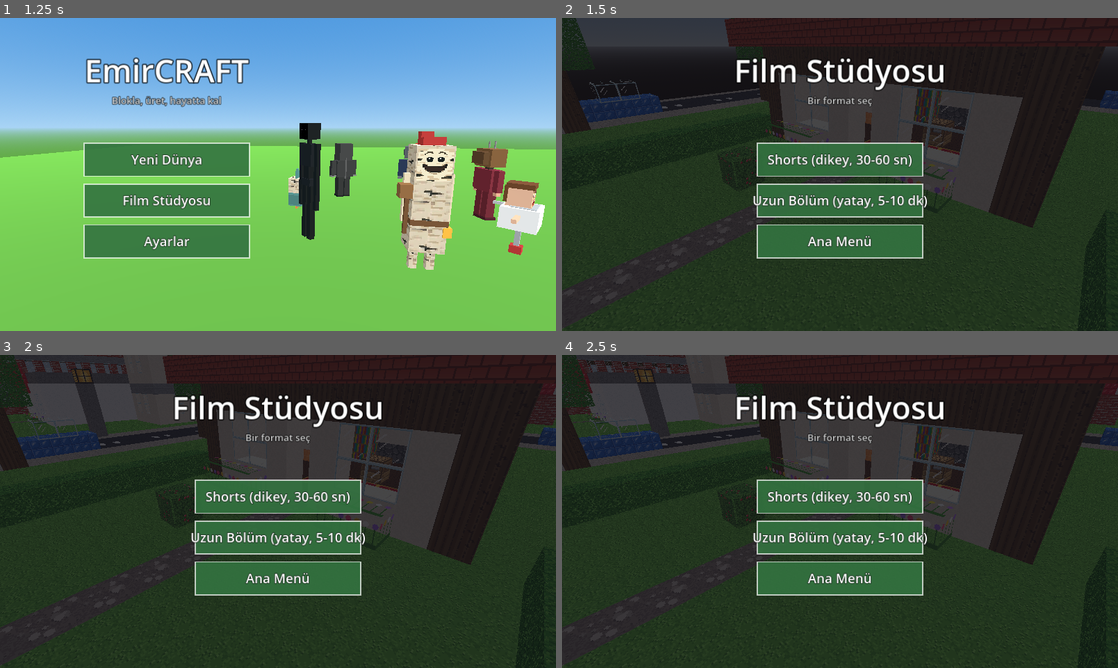
Above: before the commit, frames 1-4 (two rows, left to right).
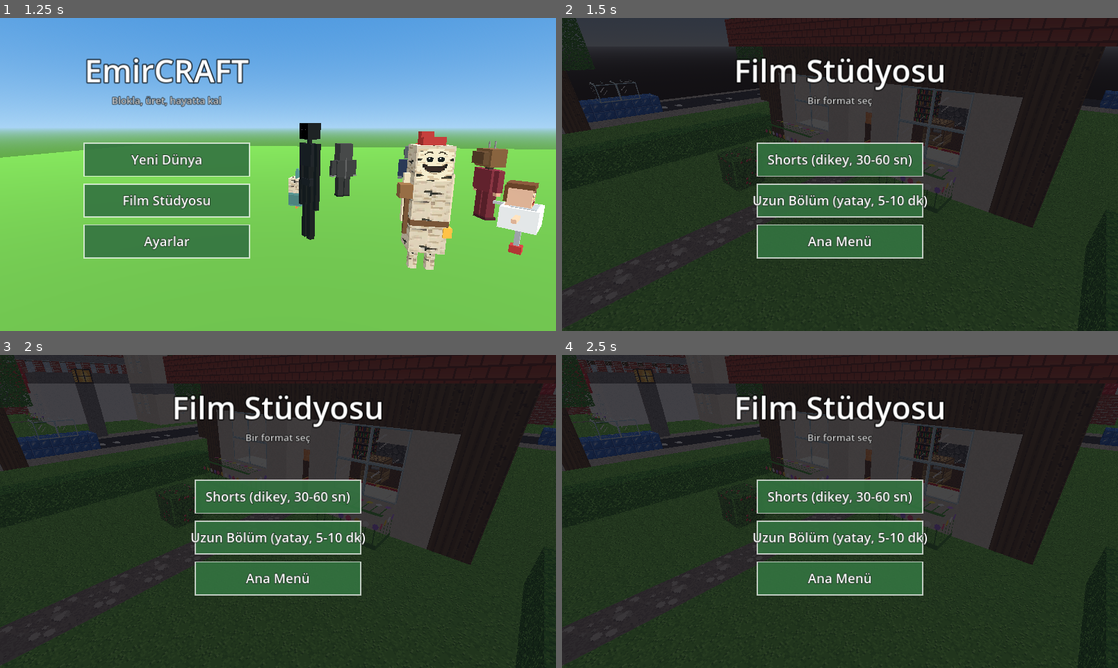
Above: after the commit, the same moments.

Repository: exposhoes/test-project
Game: Godot game, scene res://scenes/menu.tscn
Same seed, same stepped clock (60 frames per second), same inputs: the game is played once before the commit and once after it.
Inputs (mouse positions are in pixels of both pictures, inside the frame that each line leads up to):
- Up to frame 1 (1.25 s): tap Enter at 0.5 s; move the mouse to (400, 158) at 0.52 s; hold D from 0.53 s (still down); tap E at 0.6 s; click (400, 158) at 0.67 s; tap Space at 0.77 s
- Up to frame 2 (1.5 s): release D at 1.25 s; drag from (728, 190) to (812, 237) at 1.27 s
- Up to frame 3 (2 s): no input
- Up to frame 4 (2.5 s): move the mouse to (895, 442) at 2.02 s; hold D from 2.03 s (still down); tap 1 at 2.1 s

Frame 1 is identical in both runs. In frame 2, 0.2% of the frame differs, in the area x 63-69%, y 22-34%; in frame 3, 0.2%; in frame 4, 0.2%.

Commit message:
feat: kitaplık yüksek çözünürlüklü model — boşluğa bakan yüzde kitaplar, diğerlerinde ceviz
Mehmet'in Roblox tarzı kitaplık görselinden. Model blokları dünyada ortak
_refresh_model/_spawn_models ile kurulur; çarpışma yüksekliği DEFS model_height.

Co-Authored-By: Claude Opus 5.5 <noreply@anthropic.com>
Claude-Session: https://claude.ai/code/session_01VF2h6snkXtCQi9ysLrDNVf

Diff:
--- a/scripts/world/blocks.gd
+++ b/scripts/world/blocks.gd
@@ -87,12 +87,12 @@
 	FACTORY_PORTAL: {"name": "Fabrika Kapısı", "top": "planks", "side": "factory_portal", "bottom": "planks"},
 	PLAYROOM_WALL: {"name": "Oyun Odası Duvarı", "all": "playroom_wall"},
 	LANTERN: {"name": "Fener", "all": "lantern", "light": true},
-	BED: {"name": "Yatak", "top": "bed_top", "side": "bed_side", "bottom": "planks", "transparent": true, "model": true},
+	BED: {"name": "Yatak", "top": "bed_top", "side": "bed_side", "bottom": "planks", "transparent": true, "model": true, "model_height": 0.5625},
 	BERRY_BUSH: {"name": "Çilek Çalısı", "all": "berry_bush", "transparent": true},
 	CHEST: {"name": "Sandık", "top": "chest_top", "side": "chest_side", "bottom": "planks"},
 	PLASTER: {"name": "Sıva Duvar", "all": "plaster"},
 	ROOF_TILE: {"name": "Kiremit", "all": "roof_tile"},
-	BOOKSHELF: {"name": "Kitaplık", "top": "planks", "side": "bookshelf", "bottom": "planks"},
+	BOOKSHELF: {"name": "Kitaplık", "top": "planks", "side": "bookshelf", "bottom": "planks", "model": true, "model_height": 1.0},
 	RUG: {"name": "Halı", "all": "rug"},
 	DARK_PLANKS: {"name": "Koyu Tahta", "all": "dark_planks"},
 	FLOWERS: {"name": "Çiçek", "all": "flowers", "transparent": true},
--- /dev/null
+++ b/scripts/world/bookshelf_model.gd
@@ -0,0 +1,66 @@
+class_name BookshelfModel
+## Kitaplık bloğunun yüksek çözünürlüklü görünümü (Mehmet'in Roblox tarzı kitaplık görseli):
+## boşluğa bakan yanlarda kitaplı ön yüz, diğer yüzlerde ceviz ahşap. Doku: sol yarı ön yüz, sağ yarı ahşap.
+## Blok yüzleri yerine çizilir (Blocks.DEFS[BOOKSHELF]["model"]); çarpışma tam bloktur.
+
+const TEXTURE := "res://assets/textures/models/bookshelf.png"
+## Yatay yan yönleri, bit sırası: +X, -X, +Z, -Z.
+const SIDES := [Vector3i(1, 0, 0), Vector3i(-1, 0, 0), Vector3i(0, 0, 1), Vector3i(0, 0, -1)]
+
+static var _material: StandardMaterial3D
+static var _meshes := {}  # açık yan maskesi -> ArrayMesh
+
+
+## pos'taki kitaplığın modeli. is_open: Callable(Vector3i) -> bool, o komşu boş/şeffaf mı.
+static func create(pos: Vector3i, is_open: Callable) -> Node3D:
+	var mask := 0
+	for i in 4:
+		if is_open.call(pos + SIDES[i]):
+			mask |= 1 << i
+	var mi := MeshInstance3D.new()
+	mi.name = "Kitaplik"
+	mi.mesh = _mesh(mask)
+	mi.cast_shadow = GeometryInstance3D.SHADOW_CASTING_SETTING_OFF
+	return mi
+
+
+static func _mesh(mask: int) -> ArrayMesh:
+	if _meshes.has(mask):
+		return _meshes[mask]
+	if _material == null:
+		_material = StandardMaterial3D.new()
+		if ResourceLoader.exists(TEXTURE):
+			_material.albedo_texture = load(TEXTURE)
+		else:
+			_material.albedo_color = Color("5a3a24")
+		_material.roughness = 0.6
+	var st := SurfaceTool.new()
+	st.begin(Mesh.PRIMITIVE_TRIANGLES)
+	# Model bloğun köşesinden (0,0,0) başlar, 1x1x1.
+	for i in 4:
+		var d: Vector3i = SIDES[i]
+		_face(st, Vector3(d), (mask >> i) & 1 == 1)
+	_face(st, Vector3.UP, false)
+	_face(st, Vector3.DOWN, false)
+	var mesh := st.commit()
+	mesh.surface_set_material(0, _material)
+	_meshes[mask] = mesh
+	return mesh
+
+
+## n yönüne bakan birim yüz; books true ise dokunun sol yarısı (kitaplar), değilse sağ yarısı (ahşap).
+static func _face(st: SurfaceTool, n: Vector3, books: bool) -> void:
+	var up := Vector3.UP if absf(n.y) < 0.5 else Vector3(0, 0, -1)
+	var right := up.cross(n)  # dışarıdan bakınca sağ
+	var c := Vector3(0.5, 0.5, 0.5) + n * 0.5
+	var u0 := 0.0 if books else 0.5
+	var corners := [
+		[c - right * 0.5 + up * 0.5, Vector2(u0, 0)],
+		[c + right * 0.5 + up * 0.5, Vector2(u0 + 0.5, 0)],
+		[c + right * 0.5 - up * 0.5, Vector2(u0 + 0.5, 1)],
+		[c - right * 0.5 - up * 0.5, Vector2(u0, 1)],
+	]
+	for k: int in [0, 1, 2, 0, 2, 3]:
+		st.set_normal(n)
+		st.set_uv(corners[k][1])
+		st.add_vertex(corners[k][0])
--- a/scripts/world/chunk.gd
+++ b/scripts/world/chunk.gd
@@ -80,7 +80,7 @@
 			_transparent[id] = 1 if (id == Blocks.AIR or (Blocks.DEFS.has(id) and Blocks.is_transparent(id))) else 0
 		_model_height.resize(256)
 		for id in 256:
-			_model_height[id] = BedModel.HEIGHT if Blocks.has_model(id) else 0.0
+			_model_height[id] = float(Blocks.DEFS[id].get("model_height", 1.0)) if Blocks.has_model(id) else 0.0
 	if _uv_atlas != atlas:
 		_uv_atlas = atlas
 		_uv_cache.resize(256 * 6 * 4)
--- a/scripts/world/world.gd
+++ b/scripts/world/world.gd
@@ -137,20 +137,27 @@
 		_lights.erase(pos)
 
 
-## Konumdaki model bloğunun (yatak) 3D modelini kurar, günceller ya da kaldırır.
+## Konumdaki model bloğunun (yatak, kitaplık) 3D modelini kurar, günceller ya da kaldırır.
 func _refresh_model(pos: Vector3i) -> void:
 	if _models.has(pos):
 		_models[pos].queue_free()
 		_models.erase(pos)
-	if get_block(pos) != Blocks.BED:
-		return
-	var lay := BedModel.layout(pos, get_block)
-	if lay.is_empty():
-		return
-	var node := BedModel.create(lay["dir"], lay["length"])
-	node.position = Vector3(pos) + Vector3(0.5, 0, 0.5)
-	add_child(node)
-	_models[pos] = node
+	var id := get_block(pos)
+	var node: Node3D = null
+	if id == Blocks.BED:
+		var lay := BedModel.layout(pos, get_block)
+		if not lay.is_empty():
+			node = BedModel.create(lay["dir"], lay["length"])
+			node.position = Vector3(pos) + Vector3(0.5, 0, 0.5)
+	elif id == Blocks.BOOKSHELF:
+		node = BookshelfModel.create(pos, func(p: Vector3i) -> bool: return Blocks.is_transparent(get_block(p)))
+		node.position = Vector3(pos)
+	if node:
+		add_child(node)
+		_models[pos] = node
+
+
+const MODEL_BLOCKS := [Blocks.BED, Blocks.BOOKSHELF]
 
 
 ## Chunk ilk kez mesh'lenirken içindeki model bloklarını kurar.
@@ -158,10 +165,11 @@
 	var chunk: Chunk = _chunks.get(c)
 	if chunk == null:
 		return
-	var i := chunk.blocks.find(Blocks.BED)
-	while i != -1:
-		_refresh_model(chunk.origin() + Chunk.position_of(i))
-		i = chunk.blocks.find(Blocks.BED, i + 1)
+	for id: int in MODEL_BLOCKS:
+		var i := chunk.blocks.find(id)
+		while i != -1:
+			_refresh_model(chunk.origin() + Chunk.position_of(i))
+			i = chunk.blocks.find(id, i + 1)
 
 
 func is_meshed_at(pos: Vector3) -> bool:
Binary file added: assets/textures/blocks/bookshelf.png
Not shown, added: assets/textures/blocks/bookshelf.png.import
Binary file added: assets/textures/models/bookshelf.png
Not shown, added: assets/textures/models/bookshelf.png.import
Binary file added: production/qa/evidence/kitaplik_model.png
